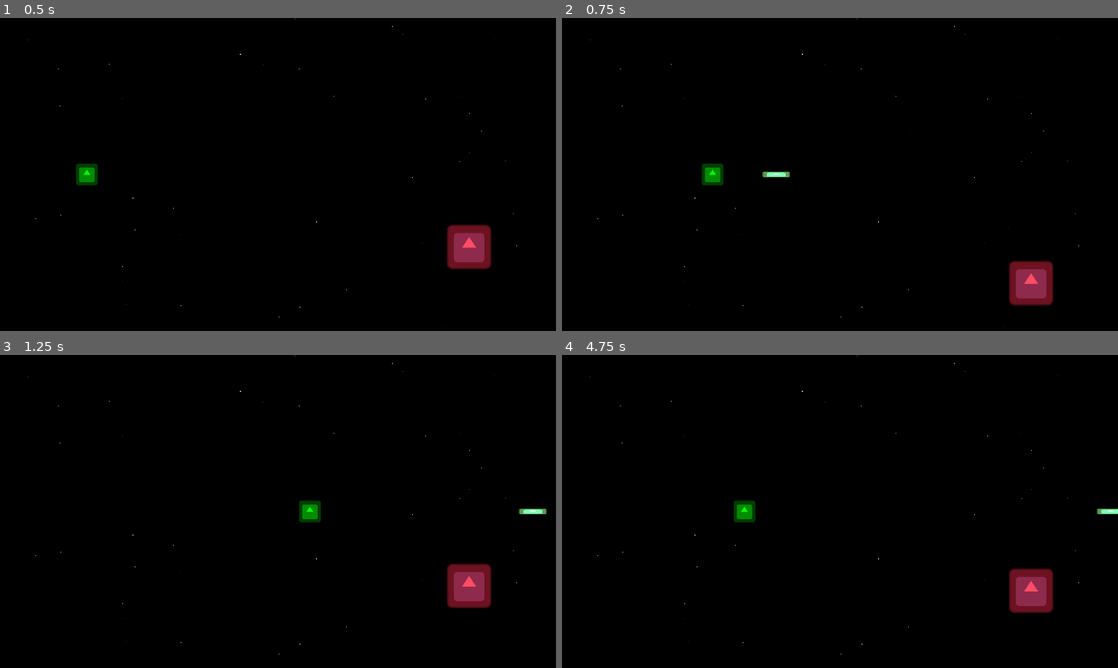
Above: before the commit, frames 1-4 (two rows, left to right).
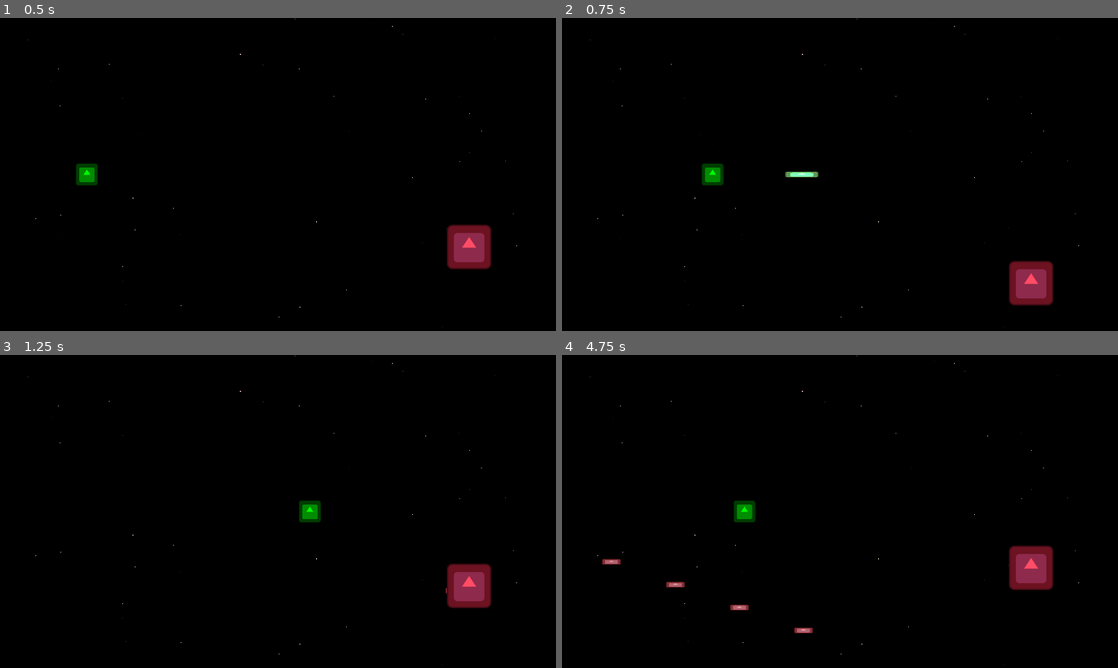
Above: after the commit, the same moments.

Repository: UnPolloLoco/godot-test
Game: Godot game, scene res://amazing_scene.tscn
Two runs of this game, one before a commit and one after it. Both use one fixed random seed, a clock stepped at 60 frames per second and the inputs below. The engine's default icon, where the game draws it, is replaced by a stand-in: a white triangle on a blue panel in a dark square.
Inputs:
- Up to frame 1 (0.5 s): no input
- Up to frame 2 (0.75 s): tap Enter at 0.5 s; hold D (right) from 0.53 s (still down); hold Space (shoot) from 0.53 s (still down)
- Up to frame 3 (1.25 s): keep holding D (right); keep holding Space (shoot)
- Up to frame 4 (4.75 s): release D (right) at 1.28 s; release Space (shoot) at 1.28 s; hold S (down) 1.28-2.03 s; tap Space (shoot) at 1.35, 2.85, 4.35 s; hold D (right) 2.03-2.78 s; hold Space (shoot) 2.03-2.78 s; hold W (up) 2.78-3.53 s; hold Space (shoot) 3.53-4.28 s; hold A (left) from 3.53 s (still down)

Frame 1 is identical in both runs. In frame 2, 0.2% of the frame differs, in the area x 36-47%, y 49-51%; in frame 3, less than 0.1%; in frame 4, 1.8%, in the area x 7-100%, y 49-89%.

Commit message:
Difficulty

Diff:
--- a/amazing_scene.tscn
+++ b/amazing_scene.tscn
@@ -5,6 +5,11 @@
 [ext_resource type="Shader" uid="uid://bryc1jesnxsj0" path="res://flash.gdshader" id="3_hp7mx"]
 [ext_resource type="Script" uid="uid://bljvxvt70cepj" path="res://enemy.gd" id="3_tak36"]
 [ext_resource type="Script" uid="uid://33y06bll57yw" path="res://background.gd" id="4_tjgvb"]
+
+[sub_resource type="ShaderMaterial" id="ShaderMaterial_x7b4e"]
+shader = ExtResource("3_hp7mx")
+shader_parameter/enabled = false
+shader_parameter/brightness = 0.8
 
 [sub_resource type="RectangleShape2D" id="RectangleShape2D_jcjwt"]
 size = Vector2(120, 121)
@@ -25,6 +30,7 @@
 script = ExtResource("1_gmyh6")
 
 [node name="Sprite2D" type="Sprite2D" parent="Player" unique_id=1090403495]
+material = SubResource("ShaderMaterial_x7b4e")
 texture = ExtResource("1_54c6x")
 
 [node name="CollisionShape2D" type="CollisionShape2D" parent="Player" unique_id=1330949002]
@@ -42,9 +48,14 @@
 [node name="CollisionShape2D" type="CollisionShape2D" parent="Enemy" unique_id=1896575890]
 shape = SubResource("RectangleShape2D_r0b1r")
 
+[node name="EnemyTimer" type="Timer" parent="Enemy" unique_id=662370933]
+wait_time = 0.15
+
 [node name="Background" type="ColorRect" parent="." unique_id=1344174699]
 z_index = -10
 offset_right = 2100.0
 offset_bottom = 1191.0
 color = Color(0, 0, 0, 1)
 script = ExtResource("4_tjgvb")
+
+[connection signal="timeout" from="Enemy/EnemyTimer" to="Enemy" method="_on_enemy_timer_timeout"]
--- a/bullet.gd
+++ b/bullet.gd
@@ -1,21 +1,30 @@
 extends Area2D
+
+
+@onready var bullet_scene = preload("res://bullet.tscn")
 
 
 var speed
 var direction
 
+var base_speed = 2200
+
+var ally_power_magnifier = 1.2
+var enemy_power_magnifier = 0.67
+
 
 func _ready():
 	if is_in_group("ally"):
 		direction = Vector2(1,0)
-		speed = 2200
+		speed = base_speed * ally_power_magnifier
+		scale.x *= ally_power_magnifier
 		modulate = Color(1.8, 2.5, 1)
 
 	elif is_in_group("enemy"):
 		direction = Vector2(-1,0)
-		speed = 1100
+		speed = base_speed * enemy_power_magnifier
+		scale.x *= enemy_power_magnifier
 		modulate = Color(2.5, 0.7, 0.6)
-		scale.x /= 2
 
 	else:
 		print("A bullet doesn't have a team group!")
@@ -38,6 +47,3 @@
 					victim.on_death()
 				else:
 					victim.on_damage()
-
-
-# Initial things happen in player.gd when a bullet is made.
--- a/bullet.tscn
+++ b/bullet.tscn
@@ -9,6 +9,7 @@
 [node name="Bullet" type="Area2D" unique_id=540422976]
 z_index = -1
 scale = Vector2(0.75, 0.15)
+collision_layer = 0
 script = ExtResource("2_t4vbm")
 
 [node name="Sprite2D" type="Sprite2D" parent="." unique_id=1808502237]
--- a/enemy.gd
+++ b/enemy.gd
@@ -1,13 +1,21 @@
 extends Area2D
 
 
-const SPEED = 500.0
+@onready var bullet_scene = preload("res://bullet.tscn")
+
+
+const BASE_SPEED = 500.0
+const MAX_SPEED = 1800.0
 var direction = Vector2(0,1)
 var movement_bound_pad = 100
 var max_y
 var min_y
 
-var health = 10
+var max_health = 50.0;
+var health = max_health;
+var is_dead = false;
+
+var total_timer_runs = 0;
 
 
 func _ready() -> void:
@@ -18,17 +26,24 @@
 
 	modulate = Color(2, 0.3, 0.4)
 
-
 	position = Vector2(
 		Global.width - 300,
 		Global.height / 2
 	)
 
+	$EnemyTimer.start()
+
 
 
 func _physics_process(delta: float) -> void:
-	position += direction * SPEED * delta;
+	var speed = lerp(
+		BASE_SPEED,
+		MAX_SPEED,
+		1 - health/max_health
+	)
 
+
+	position += direction * speed * delta;
 	position.y = clamp(position.y, min_y, max_y)
 
 	if position.y == max_y:
@@ -38,11 +53,27 @@
 
 
 func on_death():
-	print('enemy DEAD')
-	Global.damage_flash(self)
-	await get_tree().create_timer(Global.FLASH_DURATION).timeout
-	queue_free()
+	if (not is_dead):
+		is_dead = true
+		print('enemy DEAD')
+
+		Global.damage_flash(self)
+		await get_tree().create_timer(Global.FLASH_DURATION).timeout
+		queue_free()
 
 func on_damage():
 	print('enenmy damaged')
 	Global.damage_flash(self)
+
+
+func _on_enemy_timer_timeout() -> void:
+	var shoot_chance = 0.3 + 0.7 * (1 - health/max_health)
+	if total_timer_runs > 5 and randf() < shoot_chance:
+		var new_bullet = bullet_scene.instantiate()
+
+		new_bullet.add_to_group('enemy')
+		new_bullet.position = position
+
+		get_tree().root.add_child(new_bullet)
+
+	total_timer_runs += 1
--- a/global.gd
+++ b/global.gd
@@ -13,10 +13,8 @@
 	height = size.y
 
 
-func _on_timer_timeout():
-	print('gurt')
-
 func damage_flash(target):
 	target.get_node('Sprite2D').material.set_shader_parameter('enabled', true)
 	await get_tree().create_timer(FLASH_DURATION).timeout
-	target.get_node('Sprite2D').material.set_shader_parameter('enabled', false)
+	if is_instance_valid(target):
+		target.get_node('Sprite2D').material.set_shader_parameter('enabled', false)
--- a/player.gd
+++ b/player.gd
@@ -7,7 +7,8 @@
 const SPEED = 1100.0
 var direction
 
-var health = 5
+var health = 10
+var is_dead = false;
 
 
 func _ready() -> void:
@@ -37,15 +38,23 @@
 		if event.is_action_pressed('shoot'):
 			var new_bullet = bullet_scene.instantiate()
 
-			new_bullet.add_to_group("ally")
+			new_bullet.add_to_group('ally')
 			new_bullet.position = position
 
 			get_tree().root.add_child(new_bullet)
 
 
+
 func on_death():
-	print('player DEAD')
+	if (not is_dead):
+		is_dead = true
+		print('player DEAD')
+
+		Global.damage_flash(self)
+		await get_tree().create_timer(Global.FLASH_DURATION).timeout
+		queue_free()
 
 
 func on_damage():
 	print('player damaged')
+	Global.damage_flash(self)
